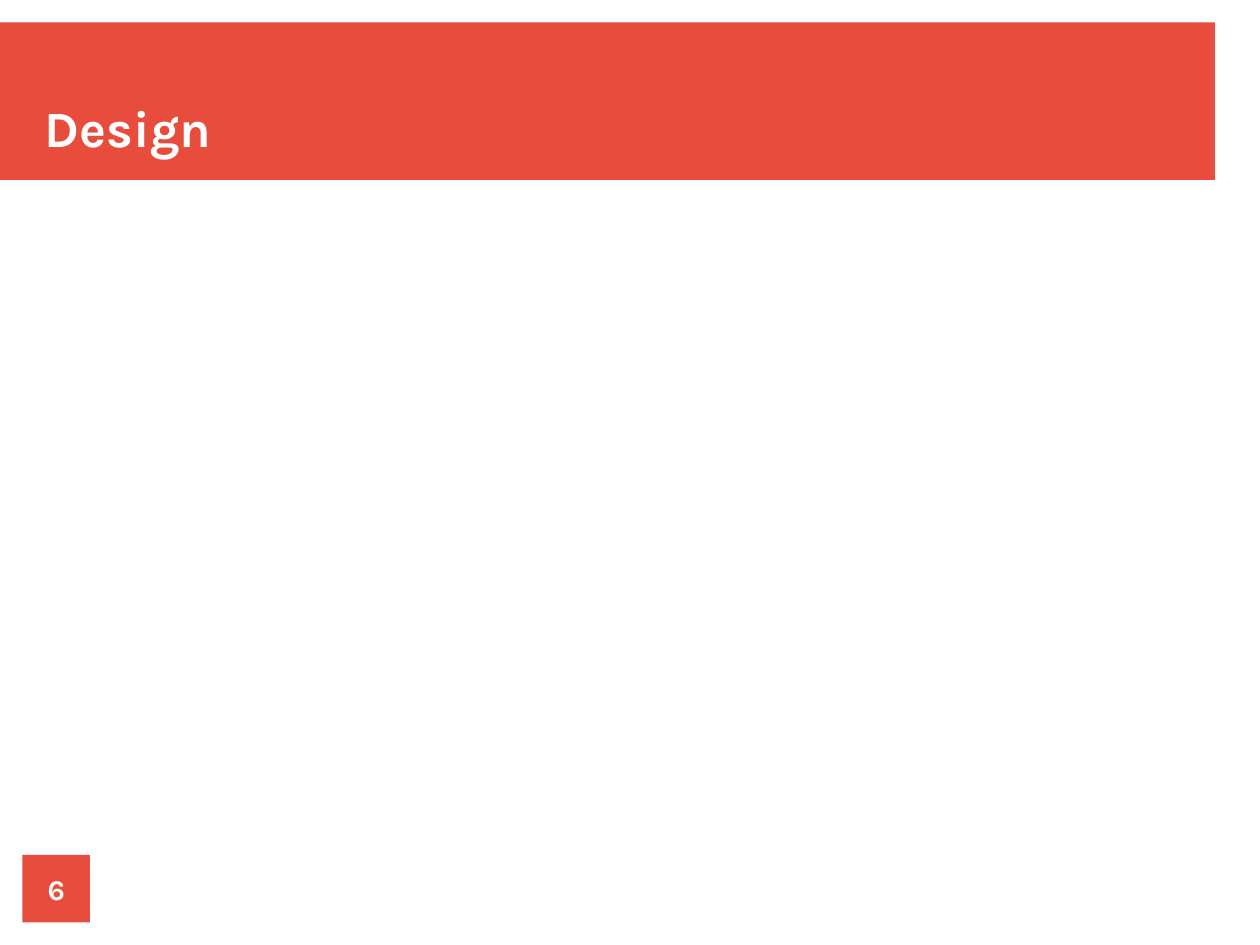
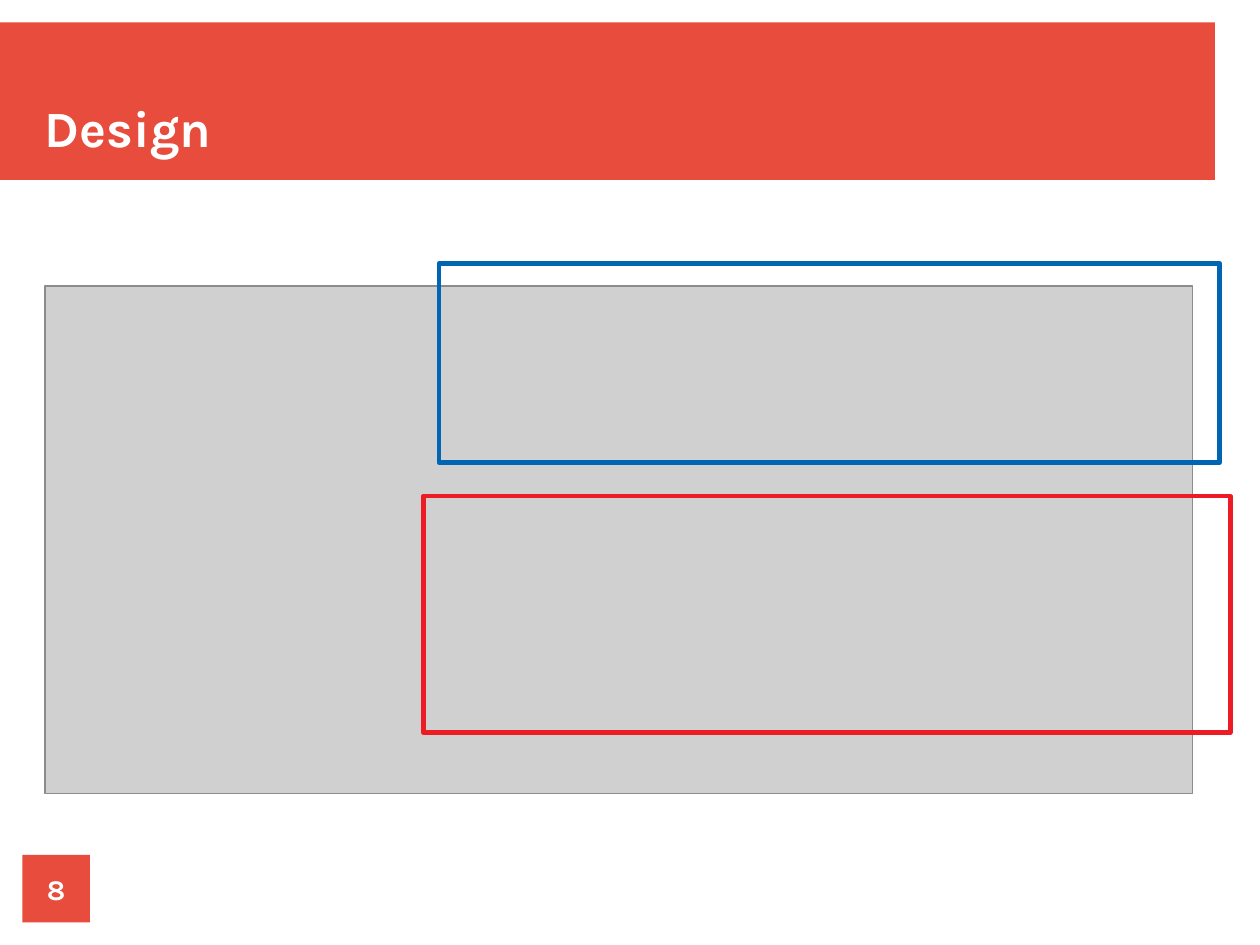
Before and after one commit to LSI-UniKonstanz/vanted, a slide deck: slide 8 of stressminimization/orga/presentation/Präsentation.odp (slide 6 before the commit). Drawn at 1260x945 pixels with LibreOffice and Linux fonts; fonts in the diff are those of the drawing; grey boxes stand for pictures. Boxes give left, top, right and bottom in pixels: in the first picture for what was removed or moved away, otherwise in the second. Text is boxed around its words. In the diff, an @@ line names an element or a change of style, - is before the commit and + after.

```diff
--- a/stressminimization/orga/presentation/Präsentation.odp
+++ b/stressminimization/orga/presentation/Präsentation.odp
@@ rectangle added at [439,264,1220,463], outline #0066B3 2.89 pt @@
@@ picture added at [45,286,1193,794] @@
@@ rectangle added at [423,496,1230,733], outline #ED1C24 2.89 pt @@
@@ page number at [47,881,65,901]: text changed @@
-6
+8
```
Also in this commit, not shown: 3 other slides changed, 5 slides added, 2 slides removed, 4 other files.
